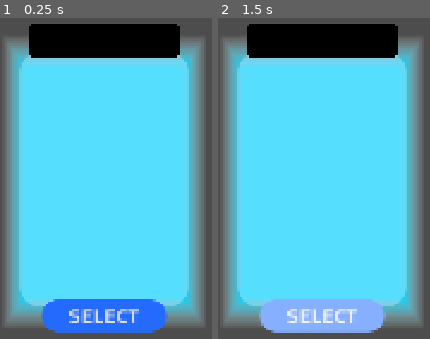
Above: before the commit, frames 1-2 (left to right).
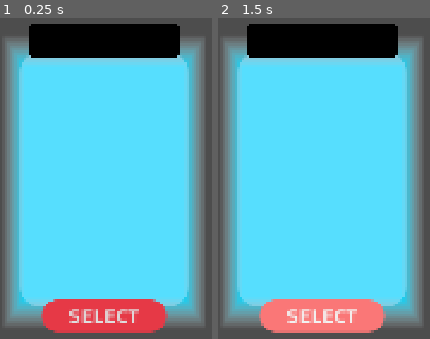
Above: after the commit, the same moments.

Repository: two-sticks-and-a-rock/space-arcade
Game: Godot game, scene res://scenes/ui/upgrade_panel.tscn
The game is run twice, just before and just after one commit, with the same random seed, the same clock (stepped at 60 frames per second) and the same inputs. This scene is started directly instead of the project's main scene.
Inputs:
- Up to frame 1 (0.25 s): no input
- Up to frame 2 (1.5 s): click "SELECT" at 0.5 s; click "SELECT" at 1.25 s

The runs differ from the first frame. In frame 1, 5.6% of the frame differs, in the area x 19-80%, y 87-99%; in frame 2, 5.6%.

Commit message:
placeholder art with black tint

Diff:
--- a/scenes/player/player_weapons/Missile_Silo/missile_silo.tscn
+++ b/scenes/player/player_weapons/Missile_Silo/missile_silo.tscn
@@ -1,8 +1,8 @@
 [gd_scene format=3 uid="uid://ixp2d2233w0e"]
 
-[ext_resource type="Script" uid="uid://boa81m0e18a1n" path="res://scenes/player/player_weapons/Missile_Silo/missile_silo.gd" id="1_e740r"]
+[ext_resource type="Script" uid="uid://boa81m0e18a1n" path="res://scenes/player/player_weapons/missile_silo/missile_silo.gd" id="1_e740r"]
 [ext_resource type="Texture2D" uid="uid://cdo1hmi1povfe" path="res://art/sprites/bullets/Missile_Silo/MissileSiloDone-Sheet-Sheet.png" id="2_minx4"]
-[ext_resource type="PackedScene" uid="uid://4gto1ijk7tqs" path="res://scenes/player/player_weapons/Missile_Silo/missile.tscn" id="2_wy3lk"]
+[ext_resource type="PackedScene" uid="uid://4gto1ijk7tqs" path="res://scenes/player/player_weapons/missile_silo/missile.tscn" id="2_wy3lk"]
 
 [sub_resource type="AtlasTexture" id="AtlasTexture_tjbvn"]
 atlas = ExtResource("2_minx4")
@@ -43,6 +43,7 @@
 [node name="Missile_Silo" type="Node2D" unique_id=356839213]
 script = ExtResource("1_e740r")
 bullet_scene = ExtResource("2_wy3lk")
+weapon_img_path = "res://art/sprites/bullets/Missile_Silo/Missile.png"
 display_name = "Missile Silo"
 description = "Homing missiles for distance kills"
 base_mechanics = Array[String](["Bullets: 3", "Damage: 100", "Cooldown: 3.0s", "Speed: 200"])
--- a/scenes/player/player_weapons/frost_nova/frost_nova.tscn
+++ b/scenes/player/player_weapons/frost_nova/frost_nova.tscn
@@ -110,6 +110,7 @@
 script = ExtResource("1_43v6x")
 freeze_time = 3.0
 bullet_scene = ExtResource("2_hm4nq")
+weapon_img_path = "res://art/sprites/bullets/TempFrostNova.png"
 display_name = "Cryo Pulse"
 description = "Freeze enemies in place to make a getaway"
 base_mechanics = Array[String](["Freeze Time: 3.0s", "Damage: 25", "Up time: 2.0s", "Down time: 8.0s"])
--- a/scenes/player/player_weapons/orbiter/orbiter_ring.tscn
+++ b/scenes/player/player_weapons/orbiter/orbiter_ring.tscn
@@ -120,7 +120,8 @@
 [node name="OrbiterRing" type="Node2D" unique_id=956994433]
 script = ExtResource("1_cd0fb")
 bullet_scene = ExtResource("2_gpny0")
-display_name = "Personalized Asteroid Belt"
+weapon_img_path = "res://art/sprites/bullets/orbiter_placeholder 2.png"
+display_name = "Asteroid Belt"
 description = "A ring of your very own asteroids for damaging enemies"
 base_mechanics = Array[String](["Bullets: 2", "Damage: 50", "Up timer: 6.0s", "Down timer: 8.0s", "Speed: 1/2 rev/s"])
 dmg = 50
--- a/scenes/player/player_weapons/player_weapon.gd
+++ b/scenes/player/player_weapons/player_weapon.gd
@@ -6,6 +6,7 @@
 """
 ===== FOR UPGRADES PANEL DISPLAY ====
 """
+@export var weapon_img_path : String
 @export var display_name : String
 @export var description : String
 @export var base_mechanics : Array[String] = []
--- a/scenes/ui/upgrade_menu.gd
+++ b/scenes/ui/upgrade_menu.gd
@@ -121,7 +121,7 @@
 				_on_player_finish_level_up()
 		else:
 			upgrade_panel.upgrade_name = choice.display_name if choice.display_name != null else choice.name
-			# upgrade_panel.weapon_name = "New weapon!"
+			upgrade_panel.img_filepath = choice.weapon_img_path
 			upgrade_panel.mechanics = [choice.description if choice.description != null else "A new weapon!"] as Array[String]
 			for mechanic in choice.base_mechanics:
 				upgrade_panel.mechanics.append(mechanic as String)
--- a/scenes/ui/upgrade_panel.tscn
+++ b/scenes/ui/upgrade_panel.tscn
@@ -2,8 +2,8 @@
 
 [ext_resource type="Theme" uid="uid://caagyi3mx40y1" path="res://scenes/ui/themes/upgrade_panel.tres" id="1_cdmev"]
 [ext_resource type="Script" uid="uid://btlxekjq0am2a" path="res://scenes/ui/upgrade_panel.gd" id="1_r60ue"]
-[ext_resource type="Theme" uid="uid://c2a4fd742m3xs" path="res://scenes/ui/themes/primary_button.tres" id="3_jgoho"]
 [ext_resource type="FontFile" uid="uid://dmw4grl0633hq" path="res://art/fonts/Saira-SemiBold.ttf" id="3_naqhr"]
+[ext_resource type="Theme" uid="uid://bin02r2f4xqh2" path="res://scenes/ui/themes/secondary_button.tres" id="4_naqhr"]
 
 [sub_resource type="StyleBoxFlat" id="StyleBoxFlat_naqhr"]
 bg_color = Color(0.9019608, 0.91764706, 0.9843137, 0.3764706)
@@ -95,9 +95,12 @@
 autowrap_mode = 2
 
 [node name="Img" type="TextureRect" parent="VSplitContainer/VBoxContainer" unique_id=1720966437]
+self_modulate = Color(0, 0, 0, 1)
 custom_minimum_size = Vector2(400, 150)
 custom_maximum_size = Vector2(-1, 150)
 layout_mode = 2
+expand_mode = 1
+stretch_mode = 5
 
 [node name="MechanicsContainer" type="MarginContainer" parent="VSplitContainer/VBoxContainer" unique_id=131069695]
 layout_mode = 2
@@ -108,11 +111,14 @@
 layout_mode = 2
 theme_override_constants/separation = 0
 
+[node name="PanelContainer2" type="PanelContainer" parent="VSplitContainer/VBoxContainer" unique_id=910805974]
+layout_mode = 2
+
 [node name="Button" type="Button" parent="VSplitContainer" unique_id=765895051]
 show_behind_parent = true
 custom_minimum_size = Vector2(300, 0)
 layout_mode = 2
 size_flags_horizontal = 4
 size_flags_vertical = 8
-theme = ExtResource("3_jgoho")
+theme = ExtResource("4_naqhr")
 text = "SELECT"
